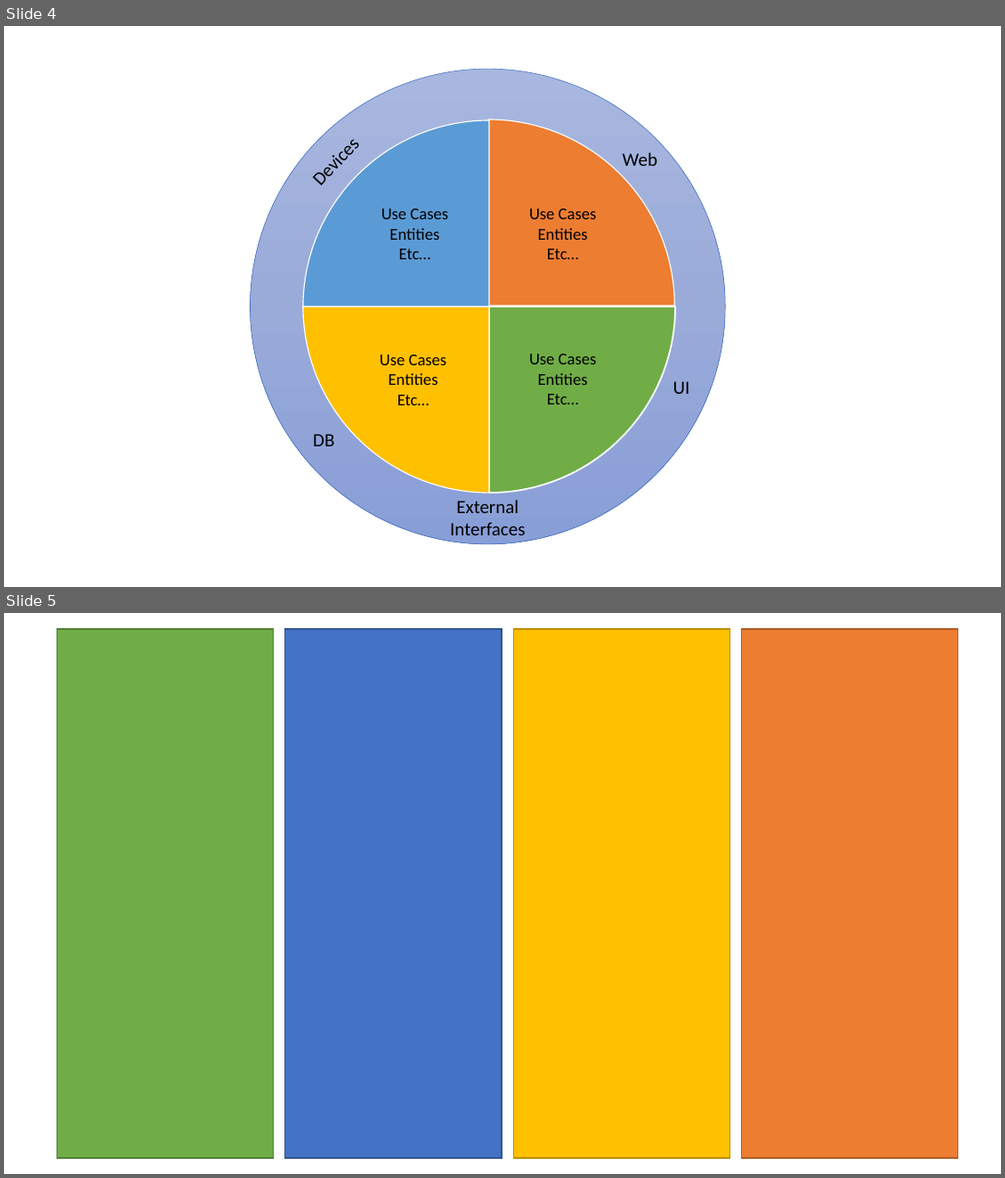
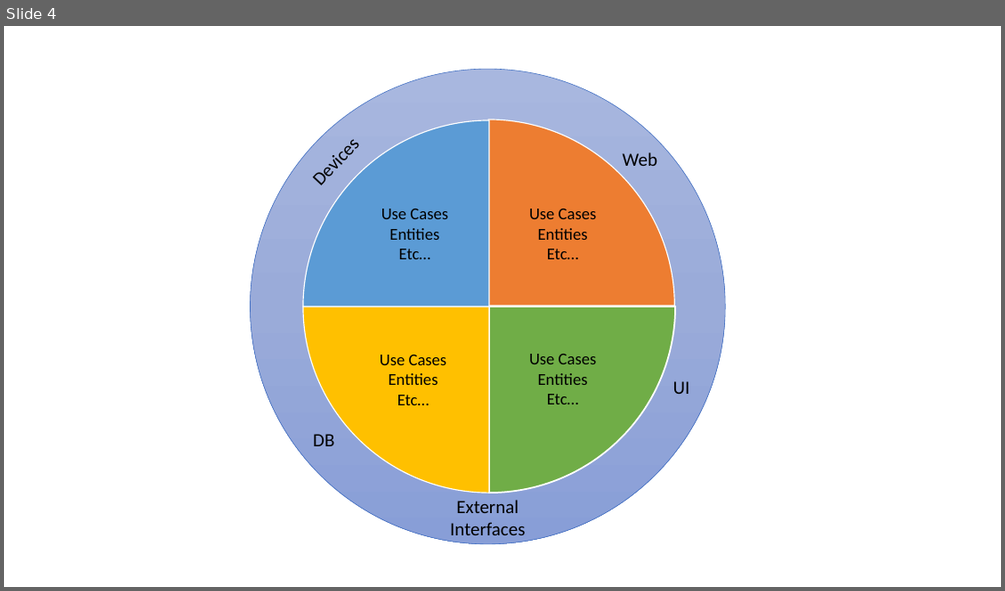
Before and after one commit to linus123/linus123.github.io, a slide deck: src/SingleResponsibilityPrinciple/images.pptx. Shown one above the other, each under a label of ours: slides 4 and 5 before the commit, slide 4 after it. The pictures are 1005x1178 and 1005x591 pixels, drawn with LibreOffice and Linux fonts; fonts in the diff are those of the drawing. Boxes give left, top, right and bottom in pixels: in the first picture for what was removed or moved away, otherwise in the second. Text is boxed around its words. In the diff, an @@ line names an element or a change of style, - is before the commit and + after.

```diff
--- a/src/SingleResponsibilityPrinciple/images.pptx
+++ b/src/SingleResponsibilityPrinciple/images.pptx
@@ slide 5 removed at <box>4,613,1001,1174</box>, background #FFFFFF @@
@@ rectangle removed at <box>57,629,274,1158</box> @@
@@ rectangle removed at <box>285,629,502,1158</box> @@
@@ rectangle removed at <box>513,629,730,1158</box> @@
@@ rectangle removed at <box>741,629,958,1158</box> @@
```
Also in this commit, not shown: 1 slide added, 2 other files.
